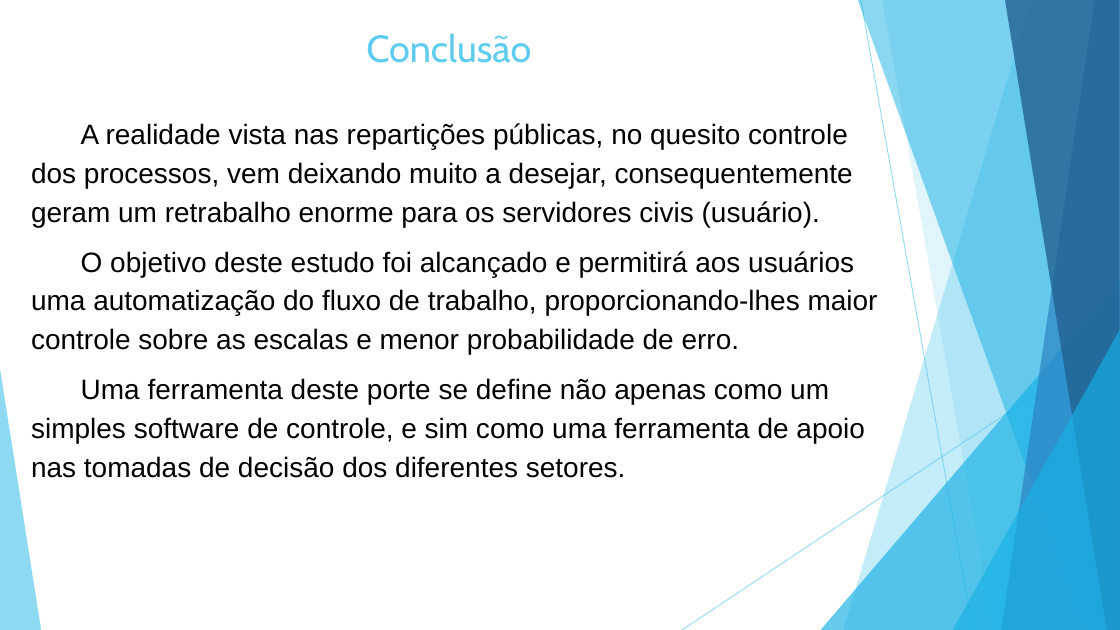
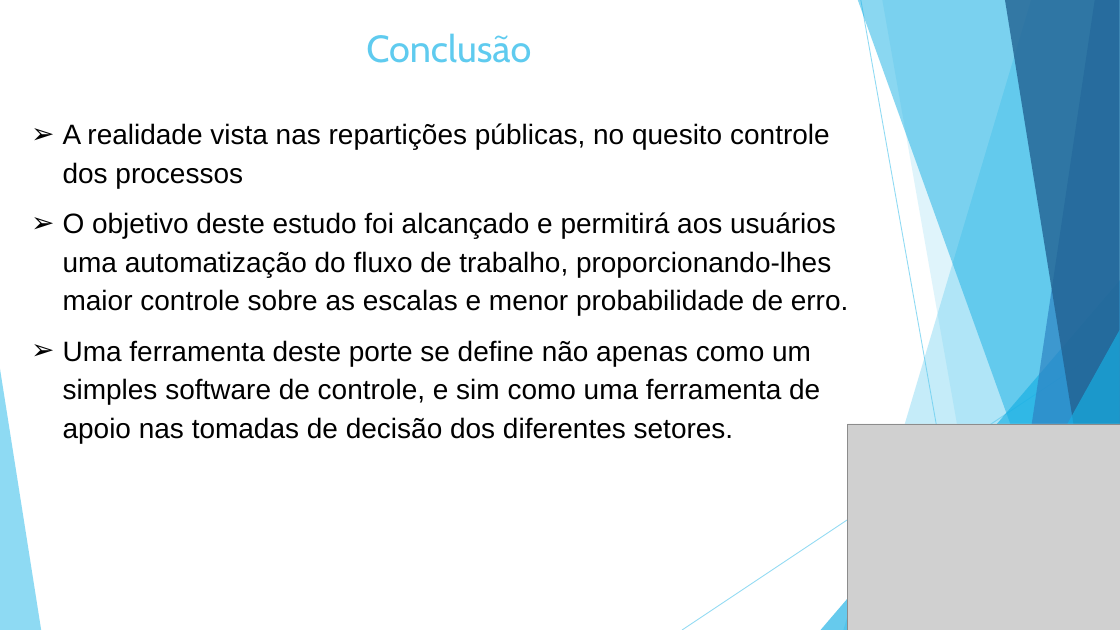
Before and after one commit to darthfreela/project123, a slide deck: slide 11 of CRPO.pptx (slide 12 before the commit). Drawn at 1120x630 pixels with LibreOffice and Linux fonts; fonts in the diff are those of the drawing; grey boxes stand for pictures. Boxes give left, top, right and bottom in pixels: in the first picture for what was removed or moved away, otherwise in the second. Text is boxed around its words. In the diff, an @@ line names an element or a change of style, - is before the commit and + after.

```diff
--- a/CRPO.pptx
+++ b/CRPO.pptx
@@ text at box(63, 123, 830, 188): text changed @@
-A realidade vista nas repartições públicas, no quesito controle dos processos, vem deixando muito a desejar, consequentemente geram um retrabalho enorme para os servidores civis (usuário).
+➢ A realidade vista nas repartições públicas, no quesito controle dos processos
@@ text at box(63, 212, 849, 443): bullet none to ➢ @@
@@ picture added at box(848, 424, 1120, 630) @@
```
Also in this commit, not shown: 10 other slides changed, 1 slide added, 2 slides removed.
